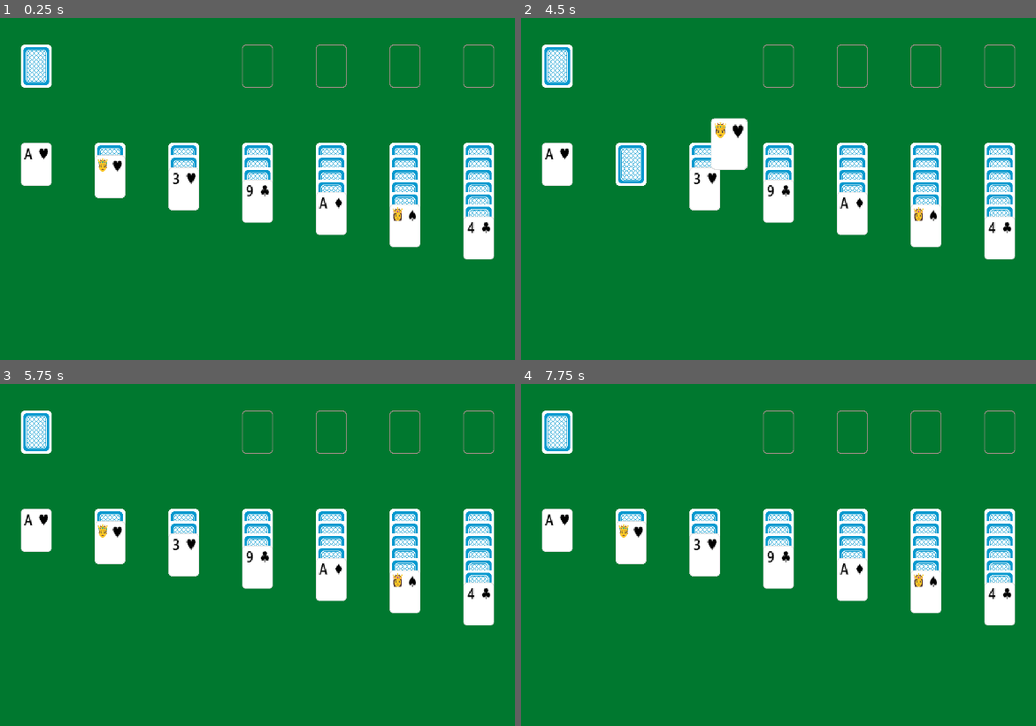
Above: before the commit, frames 1-4 (two rows, left to right).
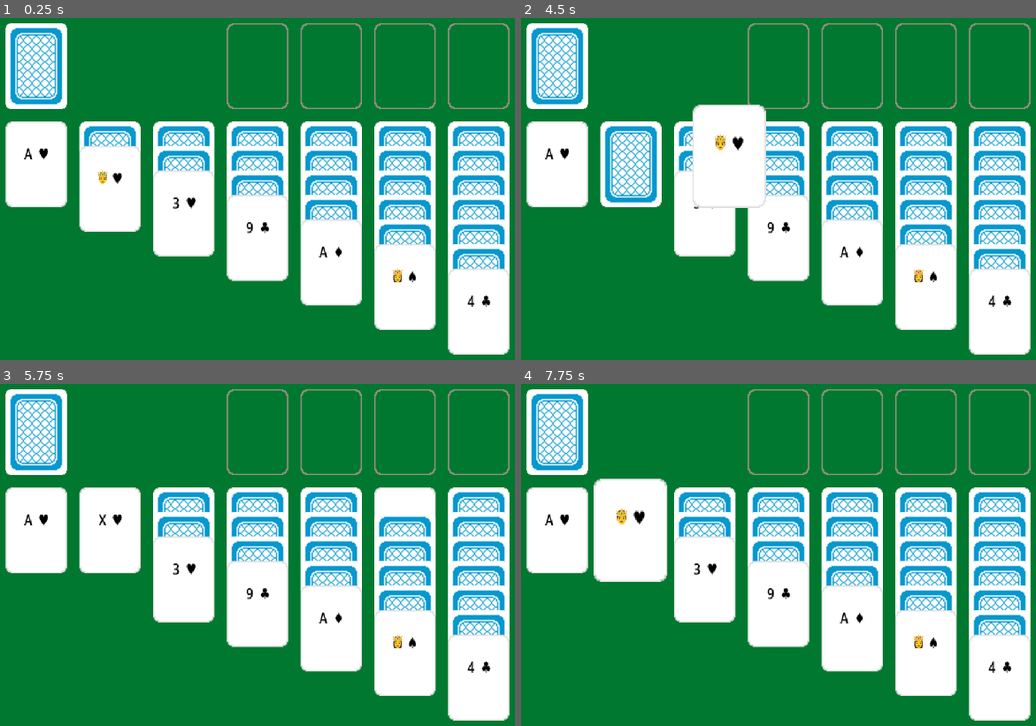
Above: after the commit, the same moments.

Repository: pmaitland/Patience
Game: Godot game, scene res://scenes/klondike.tscn
The game is run twice, just before and just after one commit, with the same random seed, the same clock (stepped at 60 frames per second) and the same inputs.
Inputs (mouse positions are in pixels of both pictures, inside the frame that each line leads up to):
- Up to frame 1 (0.25 s): no input
- Up to frame 2 (4.5 s): tap Enter at 0.5, 2, 3.5 s; drag from (778, 65) to (999, 65) at 0.52 s; tap Space at 1.25, 2.75, 4.25 s; drag from (850, 65) to (557, 165) at 1.27 s; move the mouse to (927, 65) at 2.02 s; click (927, 65) at 2.17 s; drag from (999, 65) to (557, 165) at 2.77 s; drag from (557, 165) to (927, 65) at 3.52 s; drag from (629, 165) to (927, 65) at 4.27 s
- Up to frame 3 (5.75 s): move the mouse to (185, 531) at 5.02 s; click (185, 531) at 5.17 s
- Up to frame 4 (7.75 s): drag from (778, 531) to (557, 531) at 5.77 s; drag from (850, 531) to (629, 531) at 6.52 s; drag from (927, 531) to (629, 531) at 7.27 s

The runs differ from the first frame. In frame 1, 40% of the frame differs, in the area x 1-99%, y 1-99%; in frame 2, 40%; in frame 3, 39%; in frame 4, 40%.

Commit message:
increased size of cards

Diff:
--- a/patience/scenes/Card.tscn
+++ b/patience/scenes/Card.tscn
@@ -5,9 +5,10 @@
 [ext_resource type="Texture2D" uid="uid://d25lqx1qc77m0" path="res://sprites/card_back.png" id="3_adtt8"]
 
 [sub_resource type="RectangleShape2D" id="RectangleShape2D_lnio7"]
+size = Vector2(40, 40)
 
 [sub_resource type="RectangleShape2D" id="RectangleShape2D_3nmts"]
-size = Vector2(50, 20)
+size = Vector2(100, 40)
 
 [node name="Card" type="Node2D"]
 script = ExtResource("1_u7yu8")
@@ -15,14 +16,14 @@
 [node name="FullArea" type="Area2D" parent="."]
 
 [node name="CollisionShape2D" type="CollisionShape2D" parent="FullArea"]
-position = Vector2(1.90735e-06, 2.38419e-07)
+position = Vector2(9.53674e-07, 0)
 scale = Vector2(2.5, 3.5)
 shape = SubResource("RectangleShape2D_lnio7")
 
 [node name="SmallArea" type="Area2D" parent="."]
 
 [node name="CollisionShape2D" type="CollisionShape2D" parent="SmallArea"]
-position = Vector2(0, -25)
+position = Vector2(0, -50)
 shape = SubResource("RectangleShape2D_3nmts")
 
 [node name="FrontSprite" type="Sprite2D" parent="."]
--- a/patience/scenes/depot.tscn
+++ b/patience/scenes/depot.tscn
@@ -3,7 +3,7 @@
 [ext_resource type="Texture2D" uid="uid://c16rbwicu14xj" path="res://sprites/card_outline.png" id="2_yu53f"]
 
 [sub_resource type="RectangleShape2D" id="RectangleShape2D_d0aan"]
-size = Vector2(50, 70)
+size = Vector2(100, 140)
 
 [node name="Depot" type="Node2D"]
 
--- a/patience/scenes/foundation.tscn
+++ b/patience/scenes/foundation.tscn
@@ -3,6 +3,7 @@
 [ext_resource type="Texture2D" uid="uid://c16rbwicu14xj" path="res://sprites/card_outline.png" id="2_8pfaa"]
 
 [sub_resource type="RectangleShape2D" id="RectangleShape2D_d0aan"]
+size = Vector2(40, 40)
 
 [node name="Foundation" type="Node2D"]
 
--- a/patience/scenes/klondike.tscn
+++ b/patience/scenes/klondike.tscn
@@ -9,6 +9,7 @@
 [ext_resource type="Texture2D" uid="uid://c16rbwicu14xj" path="res://sprites/card_outline.png" id="7_cvy5t"]
 
 [sub_resource type="RectangleShape2D" id="RectangleShape2D_d0aan"]
+size = Vector2(40, 40)
 
 [node name="Klondike" type="Node2D"]
 texture_filter = 1
--- a/patience/scripts/Card.gd
+++ b/patience/scripts/Card.gd
@@ -63,7 +63,7 @@
 		z_index = parent_card.z_index + 1
 		global_position = Vector2(parent_card.global_position.x, parent_card.global_position.y)
 		if !parent_card.in_foundation:
-			global_position.y += 20
+			global_position.y += 40
 
 	if trigger_dragging():
 		toggle_being_dragged()
--- a/patience/scripts/klondike.gd
+++ b/patience/scripts/klondike.gd
@@ -26,7 +26,7 @@
 		var previous_card: Node2D = null
 		for card_count: int in range(depot_number+1):
 			var card: Node2D = new_cards[0]
-			card.global_position = Vector2(depot.global_position.x, depot.global_position.y + card_count * 10)
+			card.global_position = Vector2(depot.global_position.x, depot.global_position.y + card_count * 40)
 			card.in_depot = true
 			new_cards.remove_at(0)
 			if previous_card != null:
Binary file changed: patience/sprites/card_back.png
Binary file changed: patience/sprites/card_front.png
Binary file changed: patience/sprites/card_outline.png
